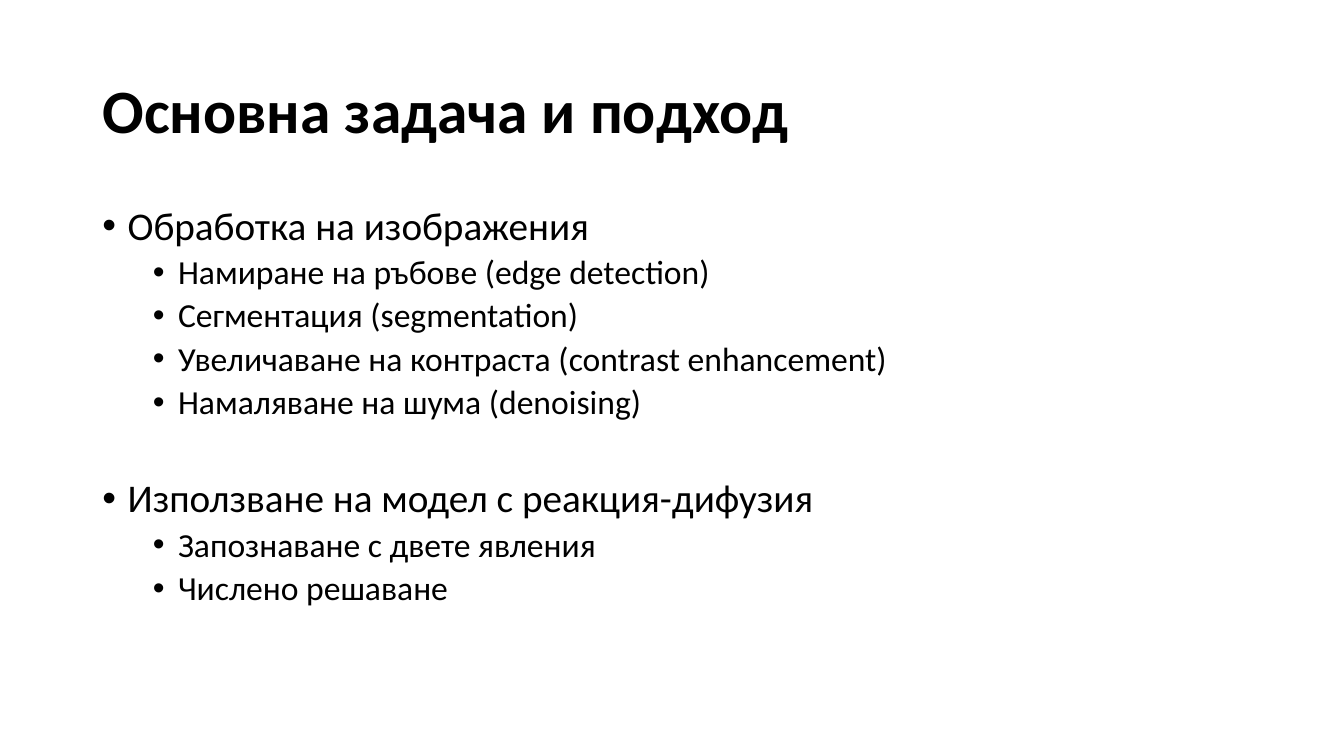
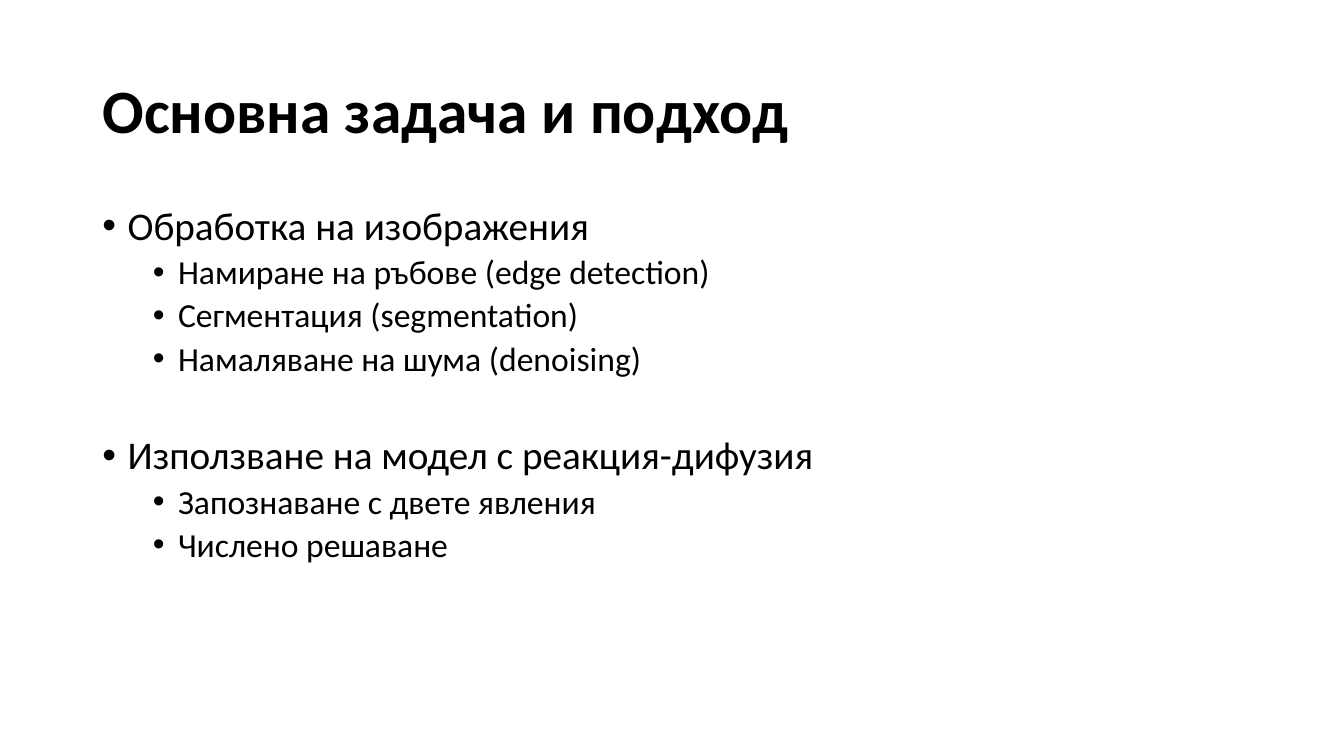
Before and after one commit to castrowilde/pmmrp, a slide deck: slide 2 of presentations/ImageProcessing_3.pptx. Drawn at 1344x756 pixels with LibreOffice and Linux fonts; fonts in the diff are those of the drawing. Boxes give left, top, right and bottom in pixels: in the first picture for what was removed or moved away, otherwise in the second. Text is boxed around its words. In the diff, an @@ line names an element or a change of style, - is before the commit and + after.

```diff
--- a/presentations/ImageProcessing_3.pptx
+++ b/presentations/ImageProcessing_3.pptx
@@ text at bbox=[178, 346, 887, 377]: paragraph removed @@
-  • Увеличаване на контраста (contrast enhancement)
```
